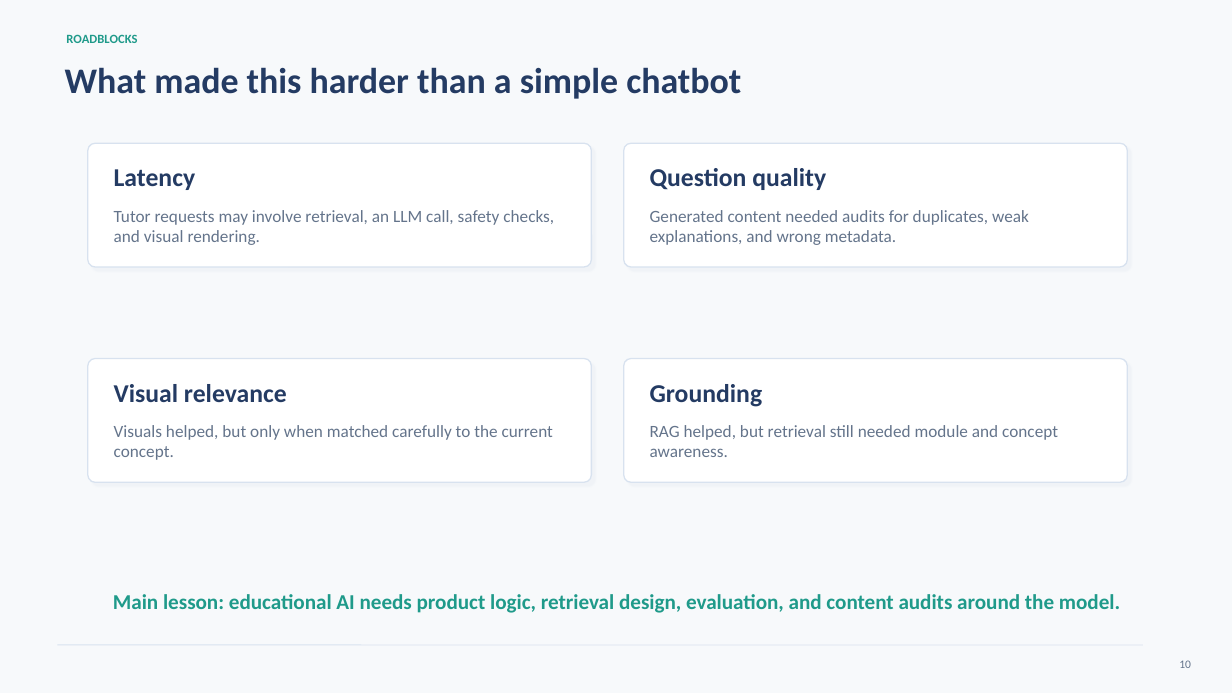
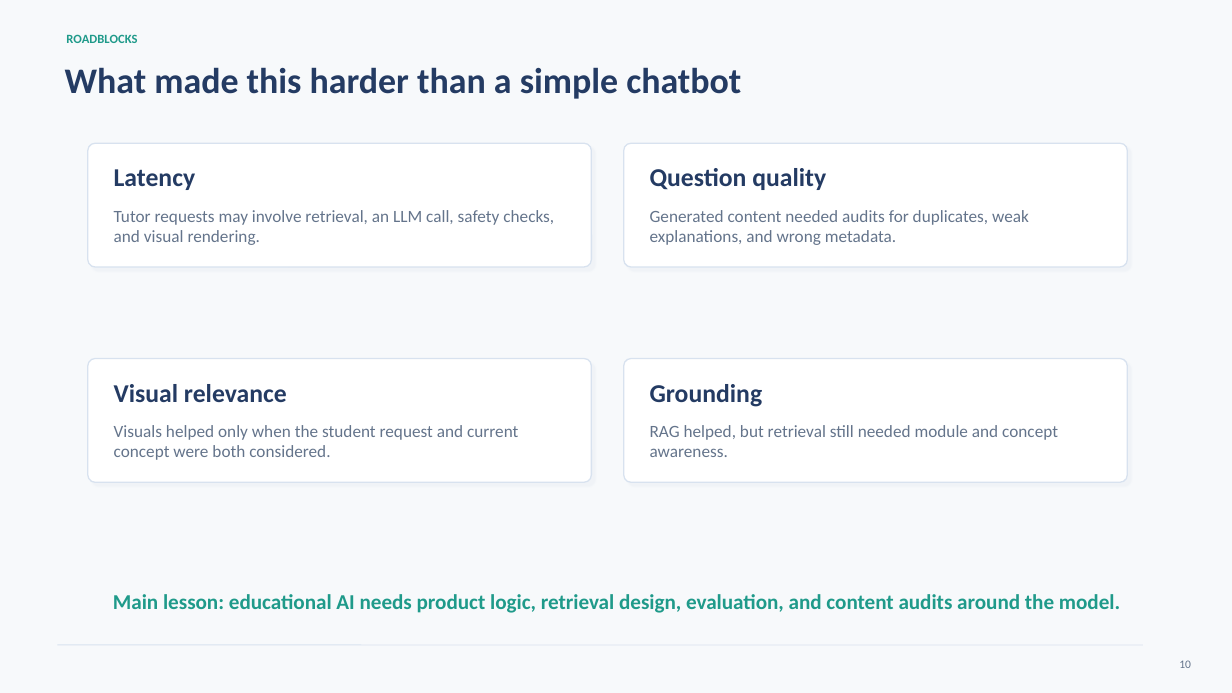
Before and after one commit to ZaidGhazi/Intro-to-Statistics-Study-App, a slide deck: slide 10 of intro_stats_study_app_presentation_cleaned_v2.pptx. Drawn at 1232x693 pixels with LibreOffice and Linux fonts; fonts in the diff are those of the drawing. Boxes give left, top, right and bottom in pixels: in the first picture for what was removed or moved away, otherwise in the second. Text is boxed around its words. In the diff, an @@ line names an element or a change of style, - is before the commit and + after.

Commit message:
Update tutor visual logic and presentation docs

```diff
--- a/intro_stats_study_app_presentation_cleaned_v2.pptx
+++ b/intro_stats_study_app_presentation_cleaned_v2.pptx
@@ text at [114,425,518,460]: text changed @@
-Visuals helped, but only when matched carefully to the current concept.
+Visuals helped only when the student request and current concept were both considered.
```
Also in this commit, not shown: 9 other slides changed, 11 other files.
